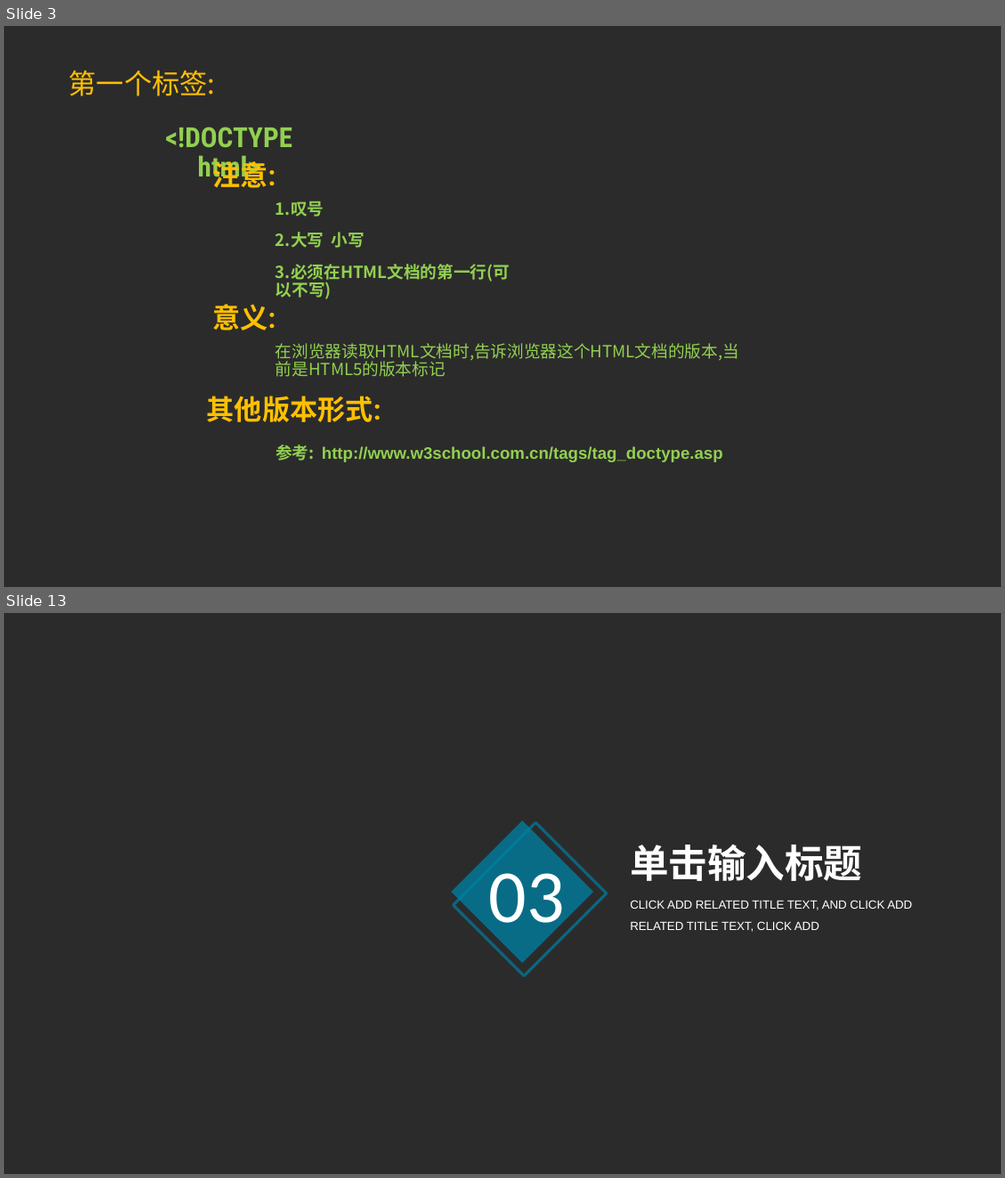
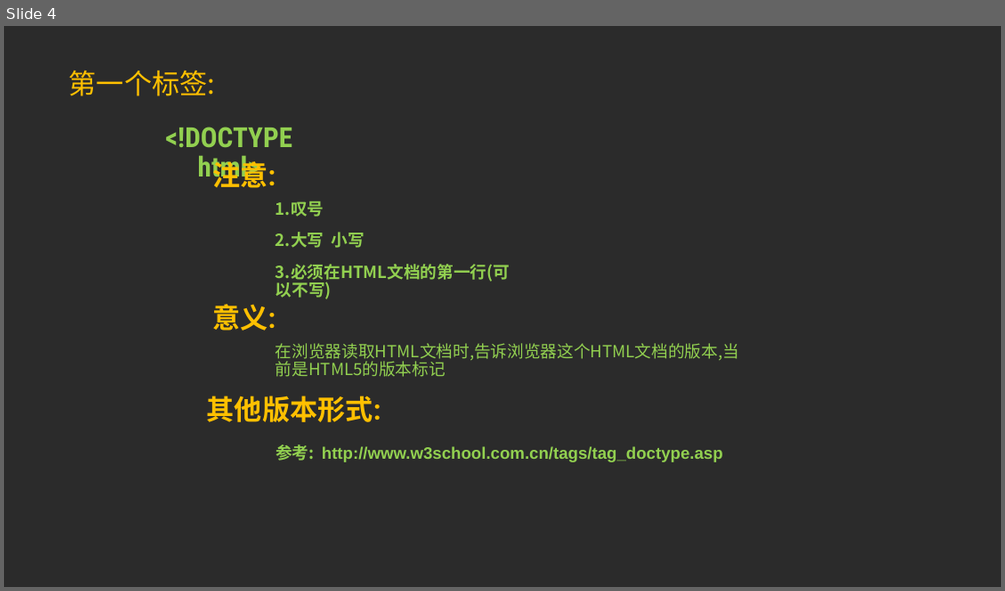
Before and after one commit to ppliu1987/chichool, a slide deck: html/class/lesson_two/AII.pptx. Shown one above the other, each under a label of ours: slides 3 and 13 before the commit, slide 4 after it; the slides between them are not shown. The pictures are 1005x1178 and 1005x591 pixels, drawn with LibreOffice and Linux fonts; fonts in the diff are those of the drawing; background and template pictures are left out; a plain dark background stands for a picture behind light text. Boxes give left, top, right and bottom in pixels: in the first picture for what was removed or moved away, otherwise in the second. Text is boxed around its words. In the diff, an @@ line names an element or a change of style, - is before the commit and + after.

```diff
--- a/html/class/lesson_two/AII.pptx
+++ b/html/class/lesson_two/AII.pptx
@@ slide 13 removed at [4,613,1001,1174], background picture (left out) @@
@@ rectangle removed at [451,820,593,963] @@
@@ rectangle removed at [453,823,606,976] @@
@@ text removed at [630,844,862,881] @@
-单击输入标题
@@ text removed at [489,860,565,939] @@
-03
@@ text removed at [630,900,912,932] @@
-CLICK ADD RELATED TITLE TEXT, AND CLICK ADD RELATED TITLE TEXT, CLICK ADD
@@ what was slide 3 is now slide 4 @@
```
Also in this commit, not shown: 1 slide changed, 8 slides added, 19 other slides removed, 1 other file.
